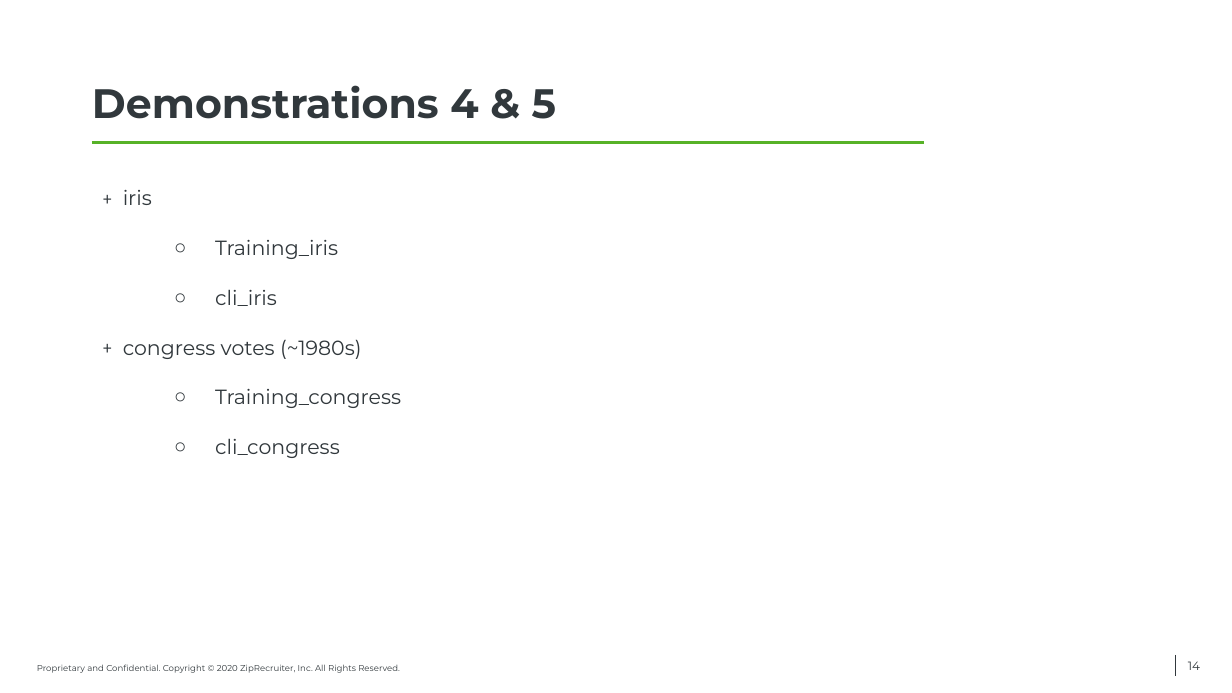
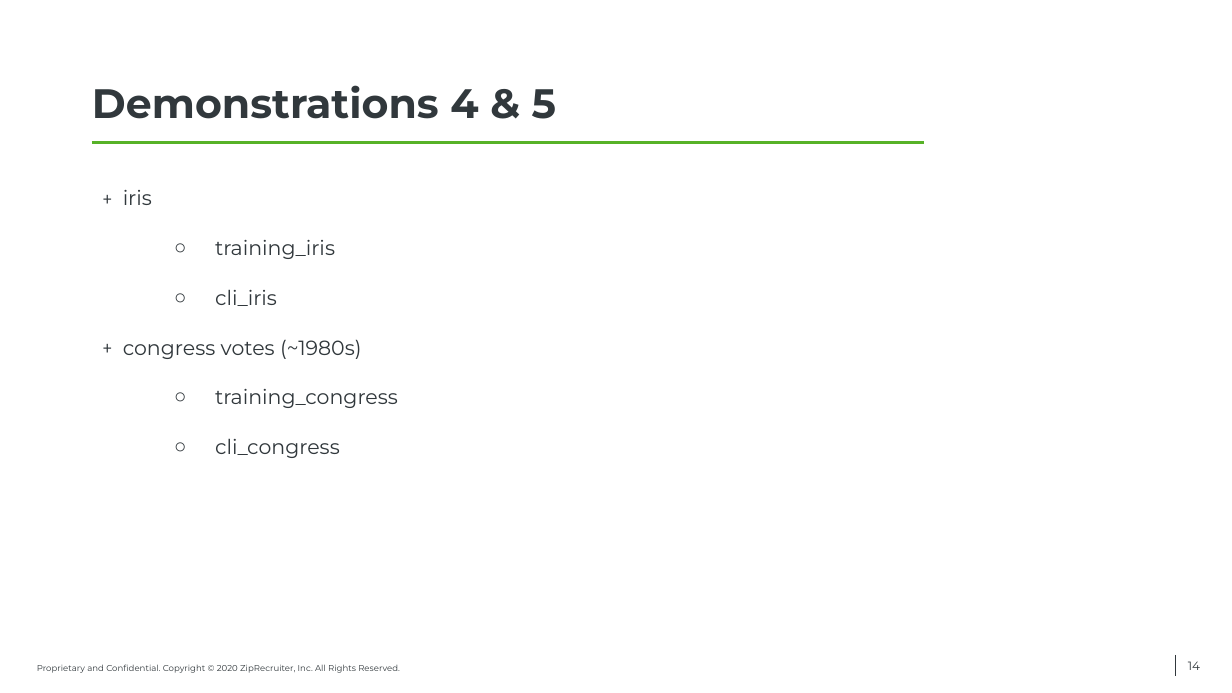
Before and after one commit to ephraimberkovitch/golang_ml, a slide deck: slide 14 of ZR-GoML.pptx. Drawn at 1232x693 pixels with LibreOffice and Linux fonts; fonts in the diff are those of the drawing; background and template pictures are left out. Boxes give left, top, right and bottom in pixels: in the first picture for what was removed or moved away, otherwise in the second. Text is boxed around its words. In the diff, an @@ line names an element or a change of style, - is before the commit and + after.

```diff
--- a/ZR-GoML.pptx
+++ b/ZR-GoML.pptx
@@ text at <box>215,240,335,259</box>: text changed @@
-  ○ Training_iris
+  ○ training_iris
@@ text at <box>215,389,398,408</box>: text changed @@
-  ○ Training_congress
+  ○ training_congress
```
Also in this commit, not shown: 2 other slides changed, 2 other files.
